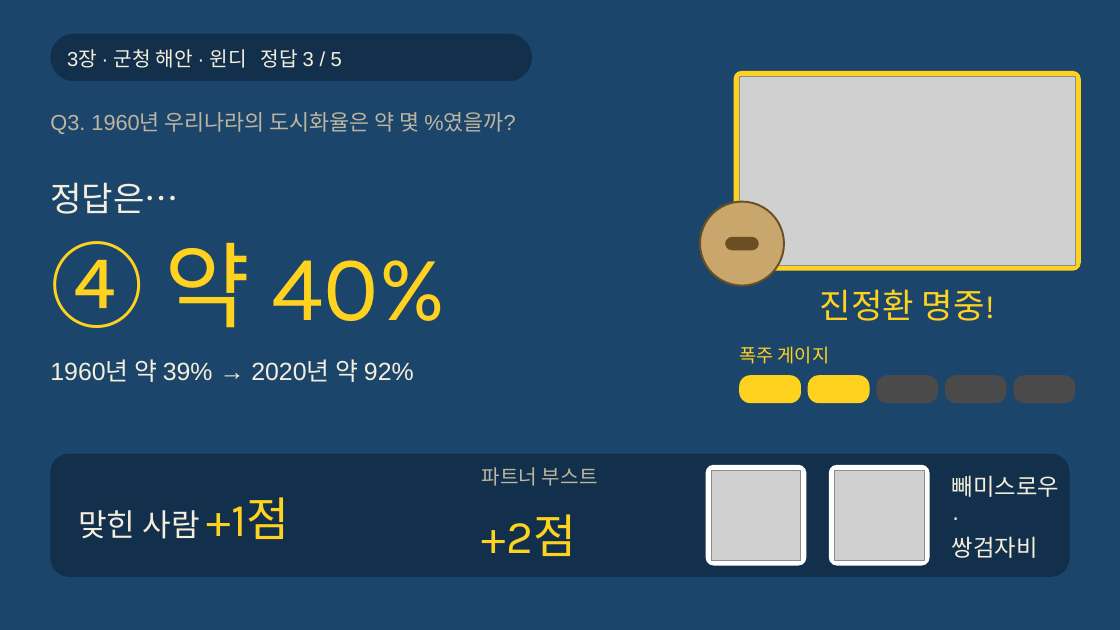
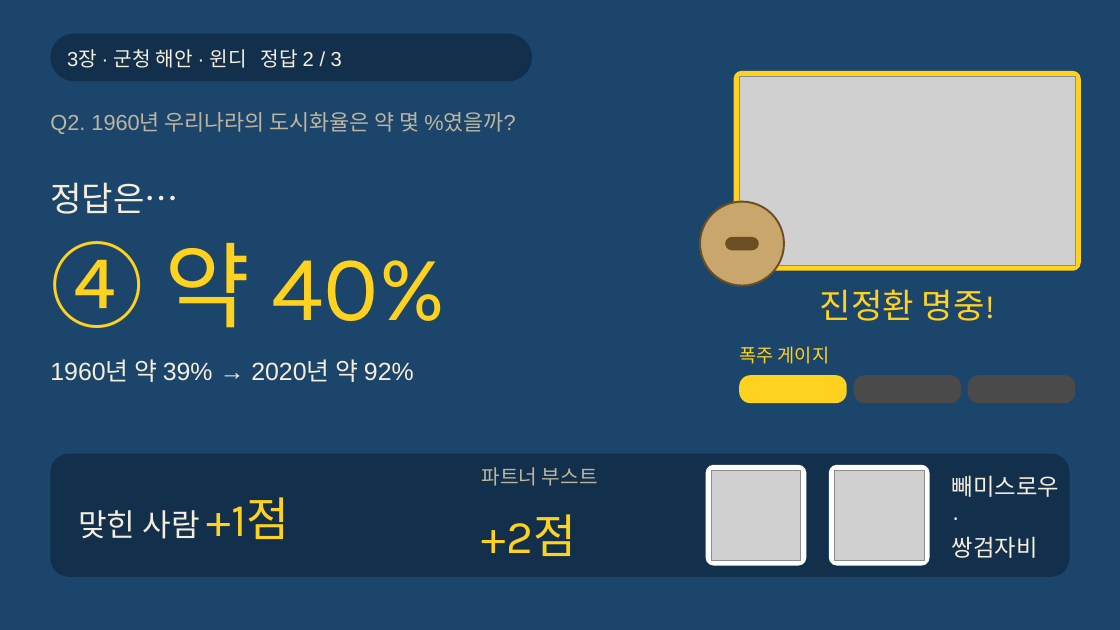
Before and after one commit to choivoo/-, a slide deck: slide 45 of 레전드_히스이_대모험_주거와도시.pptx (slide 59 before the commit). Drawn at 1120x630 pixels with LibreOffice and Linux fonts; fonts in the diff are those of the drawing; grey boxes stand for pictures. Boxes give left, top, right and bottom in pixels: in the first picture for what was removed or moved away, otherwise in the second. Text is boxed around its words. In the diff, an @@ line names an element or a change of style, - is before the commit and + after.

```diff
--- a/레전드_히스이_대모험_주거와도시.pptx
+++ b/레전드_히스이_대모험_주거와도시.pptx
@@ text at <box>67,49,342,68</box>: text changed @@
-3장 · 군청 해안 · 윈디 정답 3 / 5
+3장 · 군청 해안 · 윈디 정답 2 / 3
@@ text at <box>50,112,515,134</box>: text changed @@
-Q3. 1960년 우리나라의 도시화율은 약 몇 %였을까?
+Q2. 1960년 우리나라의 도시화율은 약 몇 %였을까?
@@ rounded rectangle: place and size @@
-rounded rectangle at <box>739,375,801,403</box>
+rounded rectangle at <box>739,375,847,403</box>
@@ rounded rectangle removed at <box>808,375,869,403</box> @@
@@ rounded rectangle: place and size @@
-rounded rectangle at <box>876,375,938,403</box>
+rounded rectangle at <box>853,375,961,403</box>
@@ rounded rectangle removed at <box>945,375,1006,403</box> @@
@@ rounded rectangle: place and size @@
-rounded rectangle at <box>1014,375,1075,403</box>
+rounded rectangle at <box>968,375,1075,403</box>
```
Also in this commit, not shown: 46 other slides changed, 29 slides removed.
